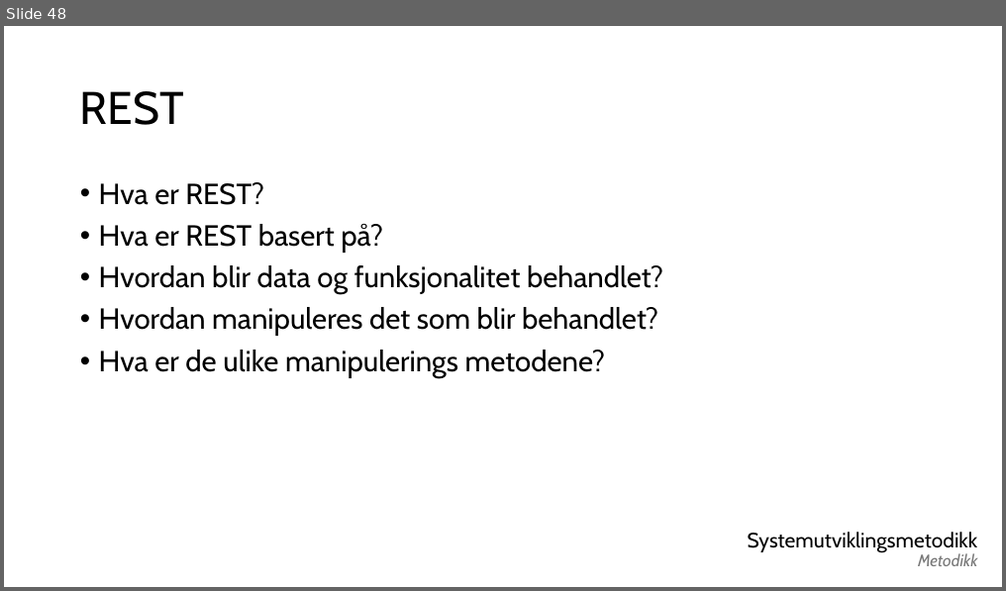
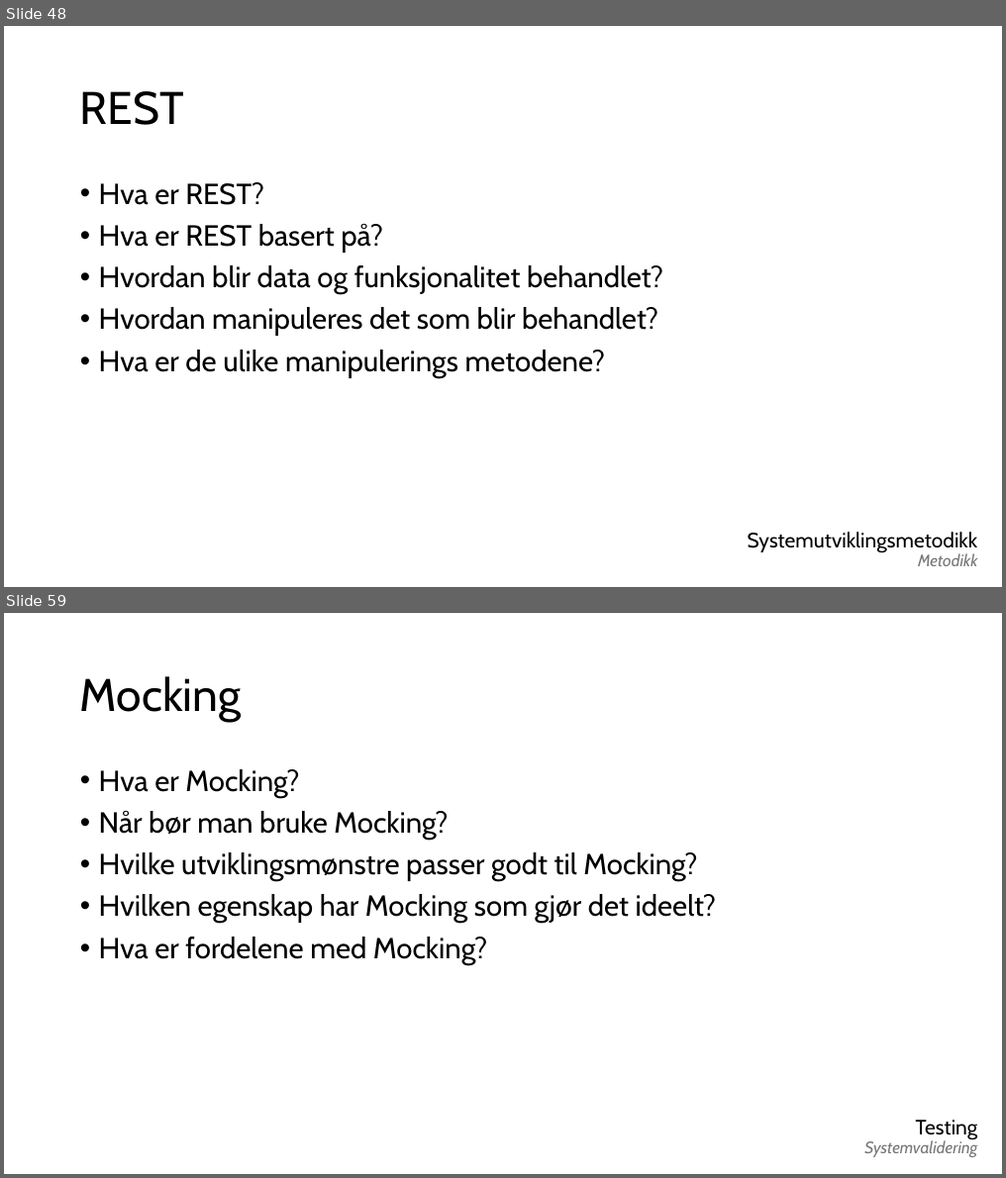
Before and after one commit to real-eo/IDATT1005-Systemutvikling, a slide deck: 2026 VÅR/Eksamensøving/Slides.pptx. Shown one above the other, each under a label of ours: slide 48 before the commit, slides 48 and 59 after it; the slides between them are not shown. The pictures are 1006x591 and 1006x1178 pixels, drawn with LibreOffice and Linux fonts; fonts in the diff are those of the drawing. Boxes give left, top, right and bottom in pixels: in the first picture for what was removed or moved away, otherwise in the second. Text is boxed around its words. In the diff, an @@ line names an element or a change of style, - is before the commit and + after.

```diff
--- a/2026 VÅR/Eksamensøving/Slides.pptx
+++ b/2026 VÅR/Eksamensøving/Slides.pptx
@@ slide 59 added at bbox=[4, 613, 1002, 1174], background #FFFFFF @@
@@ title added at bbox=[80, 676, 242, 722], 44 pt, text #000000 @@
+Mocking
@@ text added at bbox=[99, 769, 716, 965], 28 pt, text #000000 @@
+• Hva er Mocking?
+• Når bør man bruke Mocking?
+• Hvilke utviklingsmønstre passer godt til Mocking?
+• Hvilken egenskap har Mocking som gjør det ideelt?
+• Hva er fordelene med Mocking?
@@ text added at bbox=[864, 1140, 977, 1157], 16 pt, text #797979, italic @@
+Systemvalidering
@@ text added at bbox=[916, 1120, 978, 1141], 20 pt, text #000000 @@
+Testing
```
Also in this commit, not shown: 5 slides changed, 28 other slides added.
